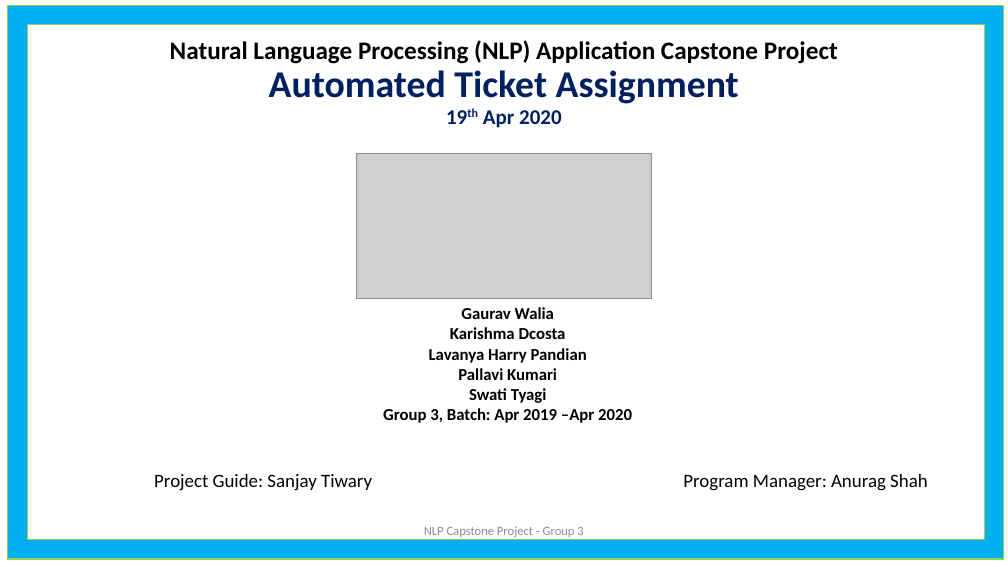
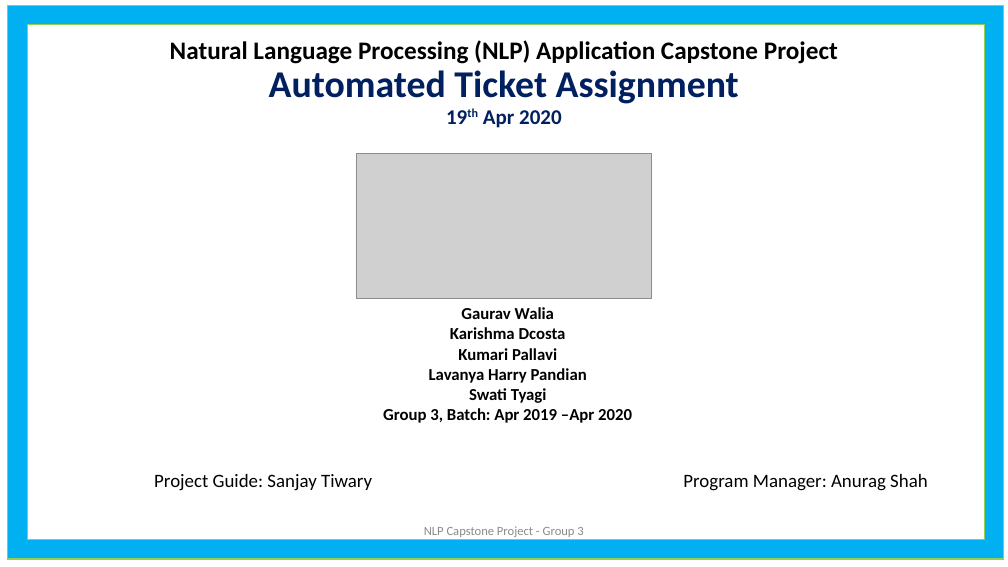
Before and after one commit to GLNLPGroup3/Capstone, a slide deck: slide 1 of Natural Language Processing (NLP) Application Capstone.pptx. Drawn at 1008x567 pixels with LibreOffice and Linux fonts; fonts in the diff are those of the drawing; grey boxes stand for pictures. Boxes give left, top, right and bottom in pixels: in the first picture for what was removed or moved away, otherwise in the second. Text is boxed around its words. In the diff, an @@ line names an element or a change of style, - is before the commit and + after.

Commit message:
correcting name in the ppt

```diff
--- a/Natural Language Processing (NLP) Application Capstone.pptx
+++ b/Natural Language Processing (NLP) Application Capstone.pptx
@@ subtitle at [458, 348, 557, 360]: paragraph added @@
+Kumari Pallavi
@@ subtitle at [458, 368, 557, 380]: paragraph removed @@
-Pallavi Kumari
```
